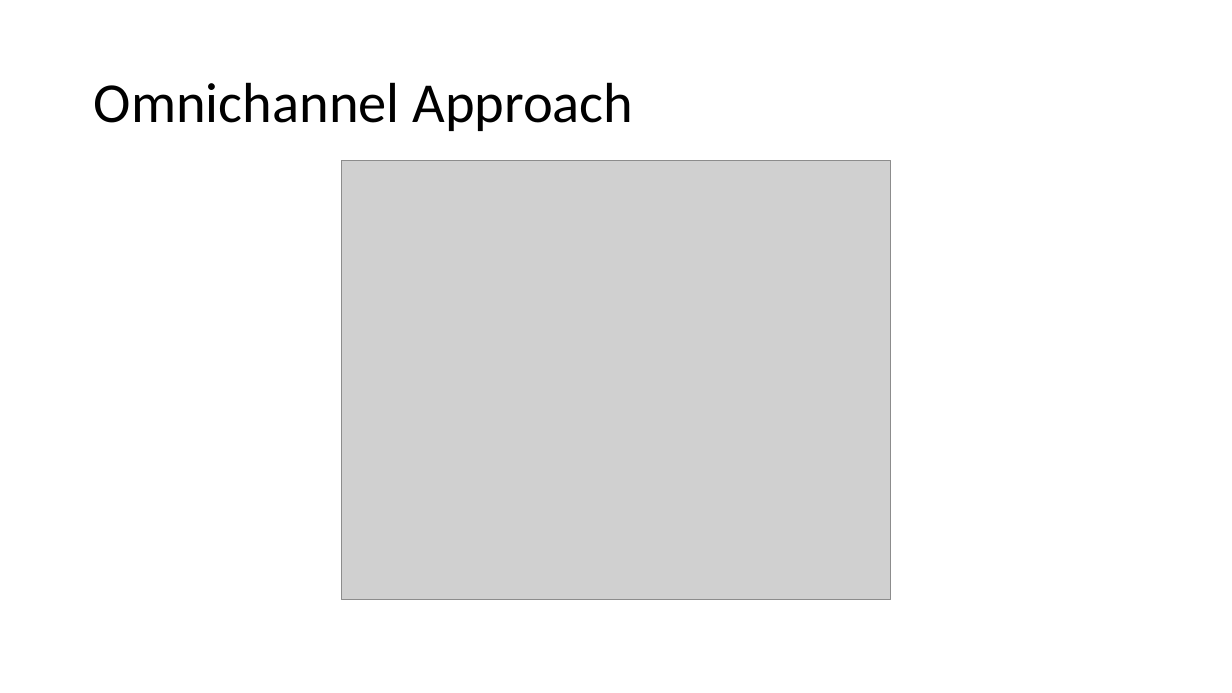
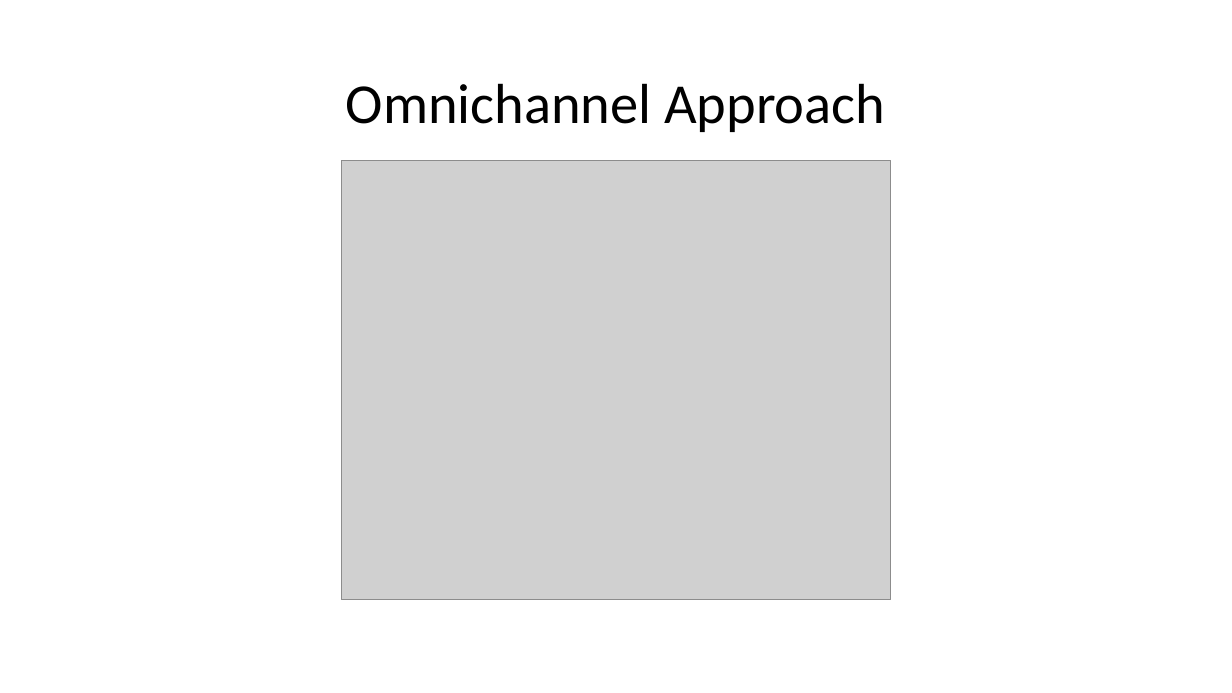
Before and after one commit to gayanala/Group13, a slide deck: slide 4 of Presentation/CSGHackathon.pptx (slide 3 before the commit). Drawn at 1232x693 pixels with LibreOffice and Linux fonts; fonts in the diff are those of the drawing; grey boxes stand for pictures. Boxes give left, top, right and bottom in pixels: in the first picture for what was removed or moved away, otherwise in the second. Text is boxed around its words. In the diff, an @@ line names an element or a change of style, - is before the commit and + after.

```diff
--- a/Presentation/CSGHackathon.pptx
+++ b/Presentation/CSGHackathon.pptx
@@ title "Omnichannel Approach" at box(346, 83, 885, 132): alignment left to centre @@
```
Also in this commit, not shown: 2 other slides changed, 4 slides added, 1 slide removed.
